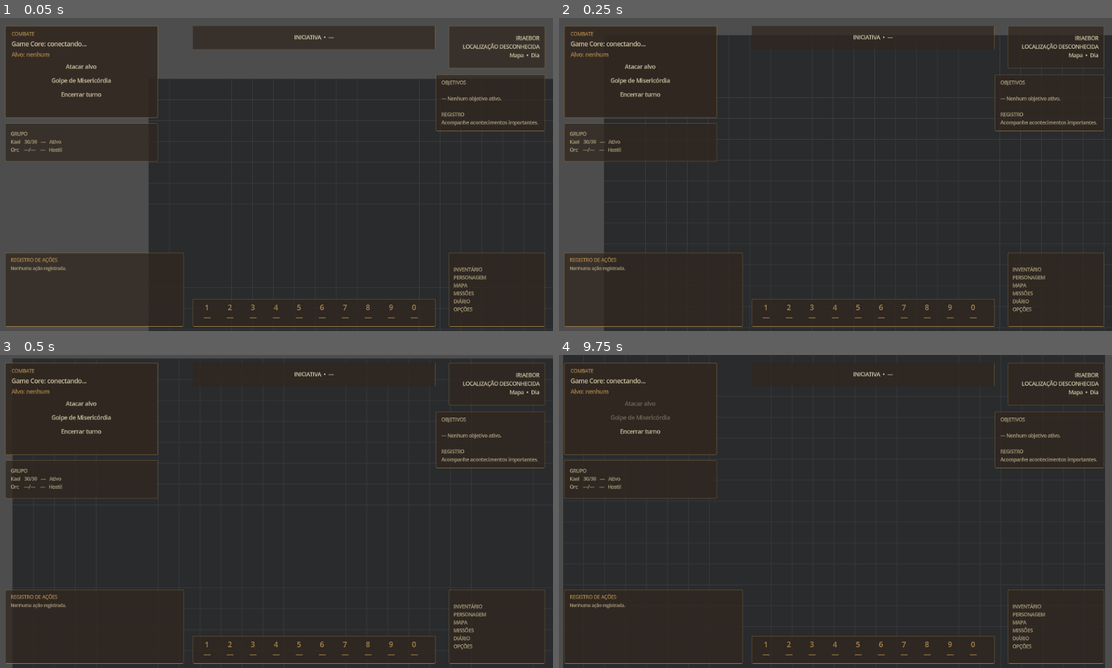
Above: before the commit, frames 1-4 (two rows, left to right).
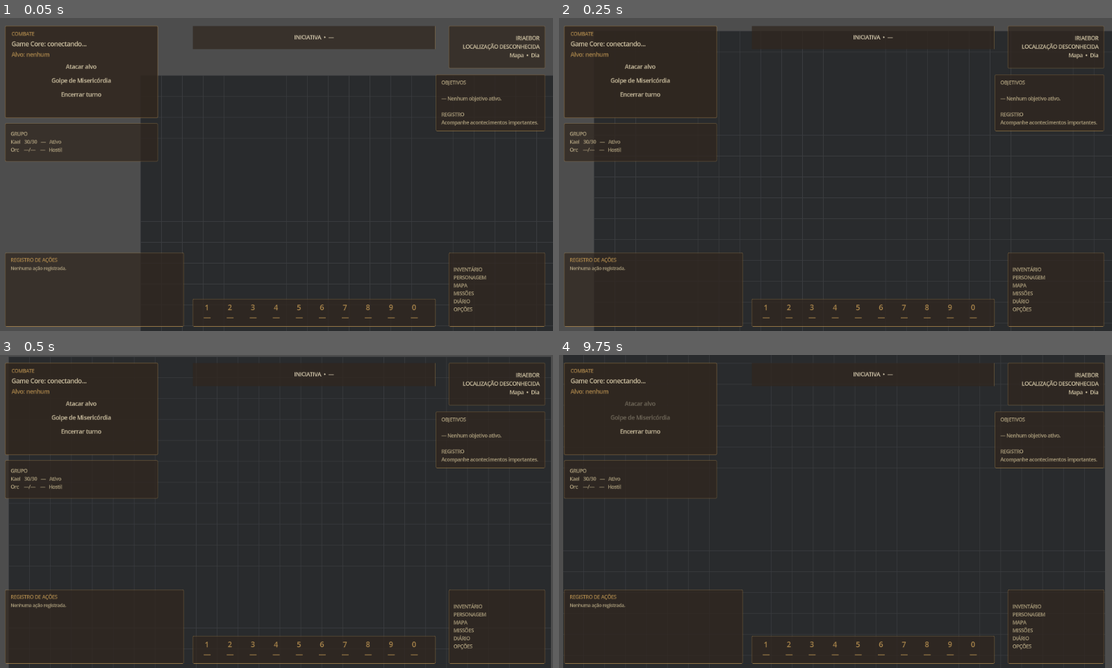
Above: after the commit, the same moments.

Repository: wchichura-maker/dnd
Game: Godot game, scene res://scenes/Main.tscn
Two runs of this game, one before a commit and one after it. Both use one fixed random seed, a clock stepped at 60 frames per second and the inputs below.
Inputs (mouse positions are in pixels of both pictures, inside the frame that each line leads up to):
- Up to frame 1 (0.05 s): no input
- Up to frame 2 (0.25 s): no input
- Up to frame 3 (0.5 s): no input
- Up to frame 4 (9.75 s): tap Enter at 0.5 s; move the mouse to (957, 495) at 0.52 s; hold D 0.53-1.25 s; tap 1 at 0.6 s; click (957, 495) at 0.67 s; tap Space at 0.77 s; click "1 —" at 1.25 s; click "2 —" at 2 s; click "3 —" at 2.75 s; click "4 —" at 3.5 s; click "5 —" at 4.25 s; click "6 —" at 5 s; click "7 —" at 5.75 s; click "8 —" at 6.5 s; click "9 —" at 7.25 s; click "0 —" at 8 s; click "Encerrar turno" at 8.75 s; move the mouse to (724, 527) at 9.52 s; hold S from 9.53 s (still down); tap 2 at 9.6 s

The runs differ from the first frame. In frame 1, 0.9% of the frame differs, in the area x 25-100%, y 18-100%; in frame 2, 0.7%; in frame 3, 1.0%, in the area x 1-100%, y 0-100%; in frame 4, less than 0.1%.

Commit message:
feat(godot): attach independent camera controller

Diff:
--- a/godot/scenes/Main.tscn
+++ b/godot/scenes/Main.tscn
@@ -1,8 +1,9 @@
-[gd_scene load_steps=9 format=3]
+[gd_scene load_steps=10 format=3]
 
 [ext_resource type="Script" path="res://scripts/Main.gd" id="1_main"]
 [ext_resource type="Script" path="res://scripts/PlayerController.gd" id="2_player"]
 [ext_resource type="Script" path="res://scripts/GridMovementController.gd" id="3_movement"]
+[ext_resource type="Script" path="res://scripts/CameraController.gd" id="4_camera"]
 
 [sub_resource type="StyleBoxFlat" id="StylePanel"]
 bg_color = Color(0.188, 0.149, 0.118, 0.86)
@@ -58,6 +59,7 @@
 limit_right = 1248
 limit_bottom = 768
 limit_smoothed = true
+script = ExtResource("4_camera")
 
 [node name="GridMovementController" type="Node2D" parent="."]
 script = ExtResource("3_movement")
